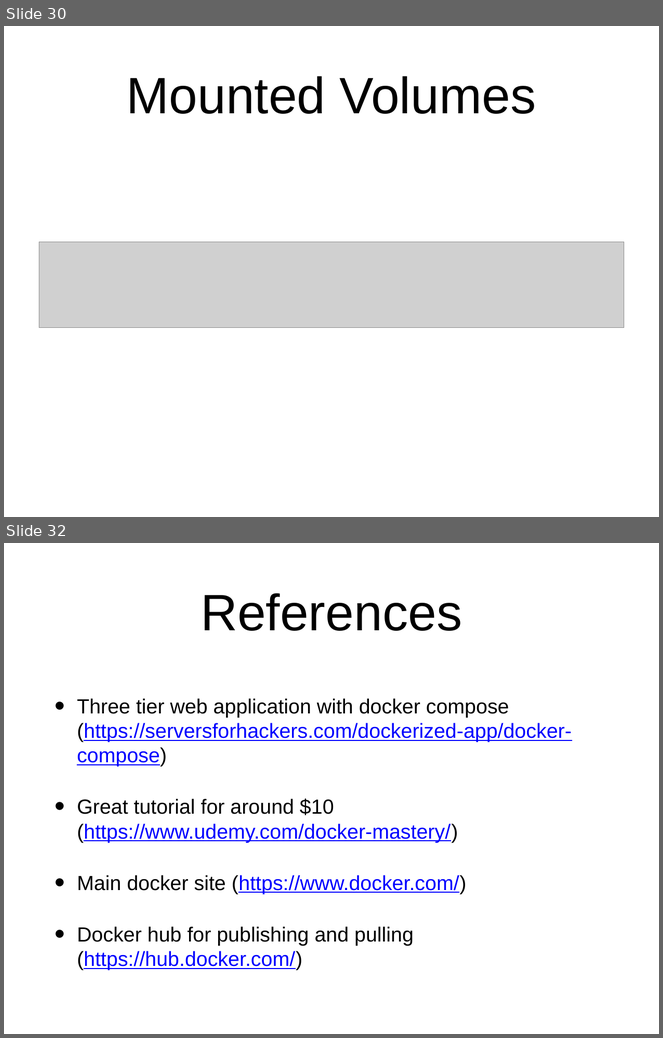
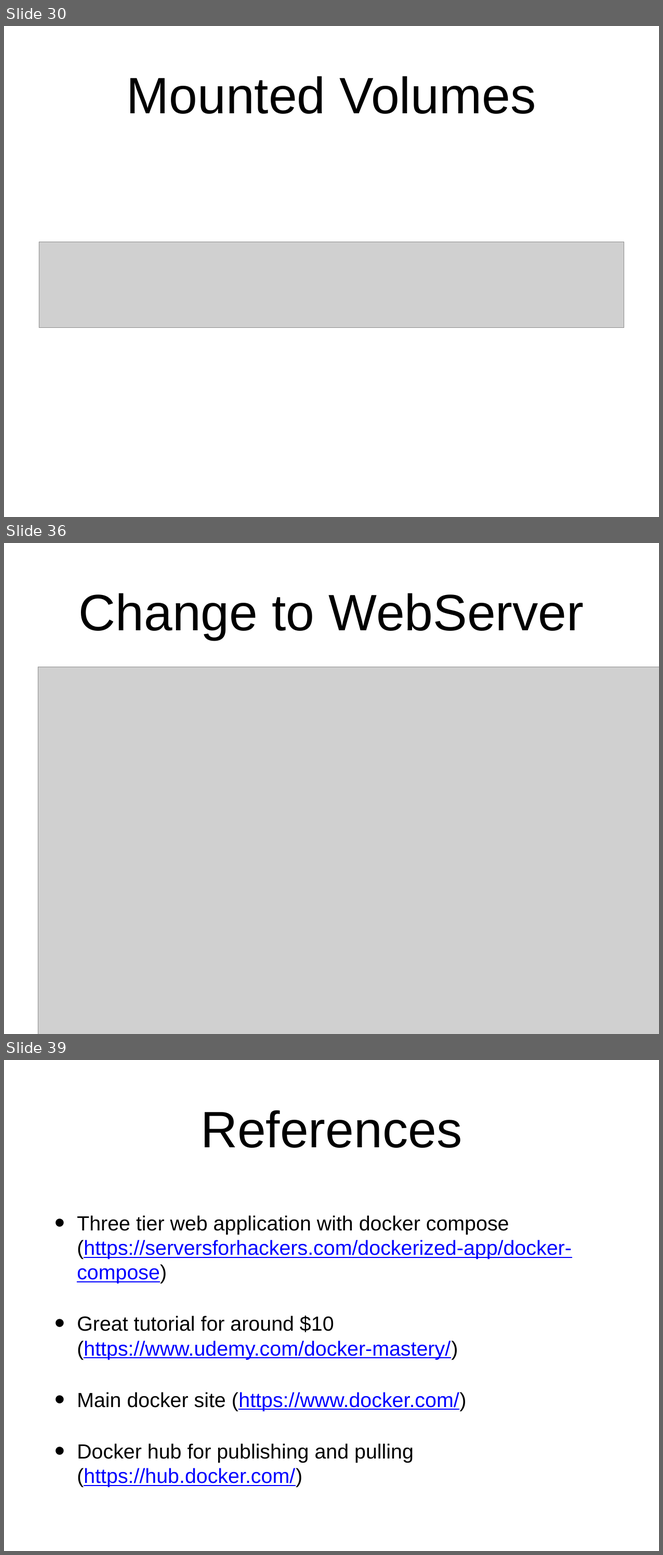
Before and after one commit to ASTApplicationWorkGroup/dockertutorial_part1, a slide deck: docker.pptx. Shown one above the other, each under a label of ours: slides 30 and 32 before the commit, slides 30, 36 and 39 after it; the slides between them are not shown. The pictures are 663x1038 and 663x1555 pixels, drawn with LibreOffice and Linux fonts; fonts in the diff are those of the drawing; grey boxes stand for pictures. Boxes give left, top, right and bottom in pixels: in the first picture for what was removed or moved away, otherwise in the second. Text is boxed around its words. In the diff, an @@ line names an element or a change of style, - is before the commit and + after.

```diff
--- a/docker.pptx
+++ b/docker.pptx
@@ slide 36 added at [4, 543, 659, 1034], background #FFFFFF @@
@@ title added at [79, 593, 584, 640], 80 pt, text #000000 @@
+Change to WebServer
@@ picture added at [38, 667, 659, 1034] @@
@@ what was slide 32 is now slide 39 @@
```
Also in this commit, not shown: 11 slides changed, 6 other slides added.
